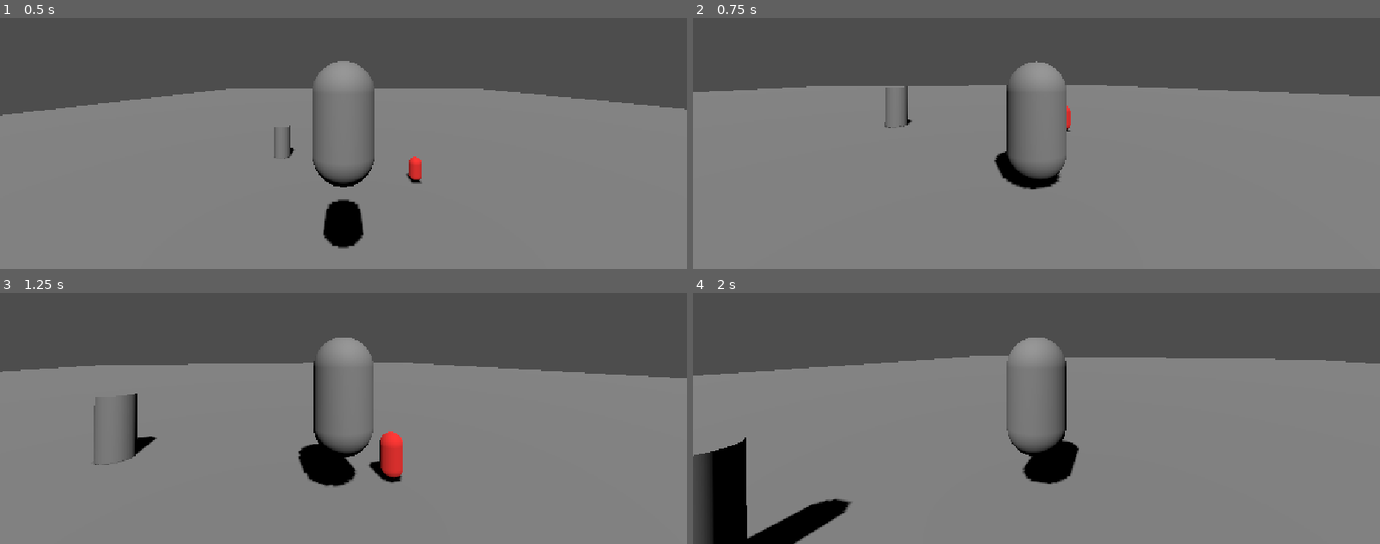
Above: before the commit, frames 1-4 (two rows, left to right).
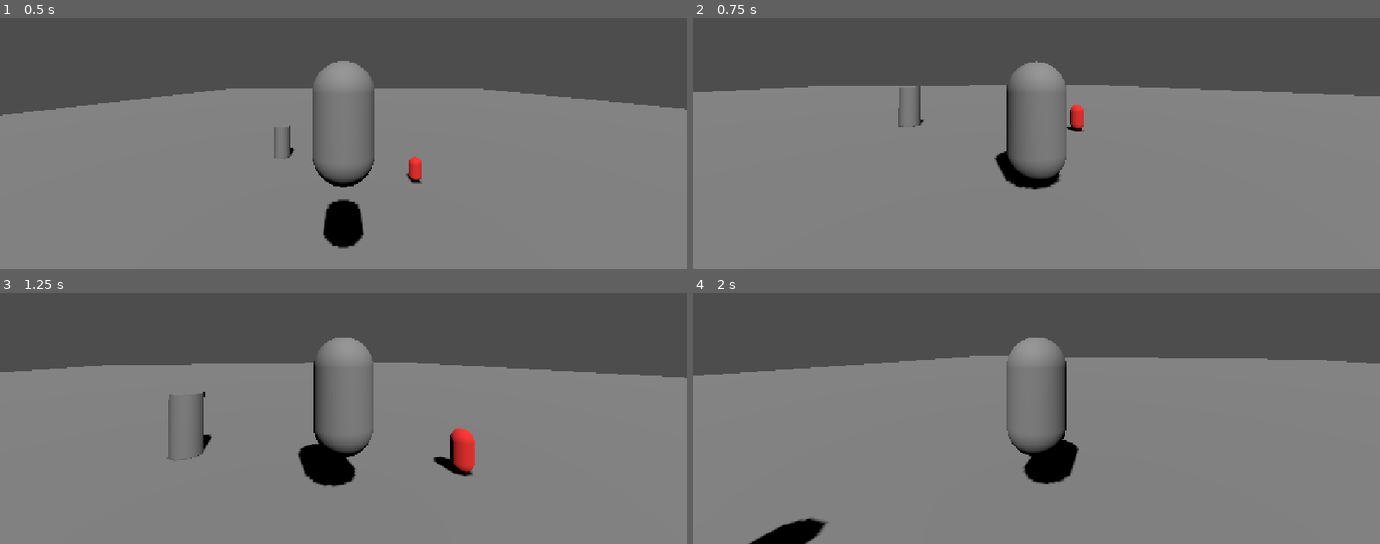
Above: after the commit, the same moments.

Repository: DropletU/CGAP
Game: Godot game, scene res://Scenes/main.tscn
The game is run twice, just before and just after one commit, with the same random seed, the same clock (stepped at 60 frames per second) and the same inputs.
Inputs (mouse positions are in pixels of both pictures, inside the frame that each line leads up to):
- Up to frame 1 (0.5 s): no input
- Up to frame 2 (0.75 s): tap Enter (ui_accept) at 0.5 s; move the mouse to (1070, 73) at 0.52 s; hold W (forward) from 0.53 s (still down); tap Space (jump) at 0.6 s; click (1070, 73) at 0.67 s
- Up to frame 3 (1.25 s): keep holding W (forward); tap Space (jump) at 0.77, 1.07 s
- Up to frame 4 (2 s): keep holding W (forward); move the mouse to (1002, 353) at 1.27 s; tap Shift (sprint) at 1.35 s; tap Space (jump) at 1.52, 1.55, 1.82 s

Frame 1 is identical in both runs. In frame 2, 0.6% of the frame differs, in the area x 2-97%, y 26-69%; in frame 3, 2.8%; in frame 4, 3.9%, in the area x 0-98%, y 25-100%.
Error after the commit: Assertion failed: /root/Main/CharacterBody3D has no child of type MovementComponent or has not yet been assigned one. (res://entity_3d.gd:13)

Commit message:
PlayerStateMachine and Entity3D: Rewire to work with MovementComponent

Diff:
--- a/Scenes/player.tscn
+++ b/Scenes/player.tscn
@@ -8,6 +8,7 @@
 [ext_resource type="Script" uid="uid://b3qmb4yaestww" path="res://Scripts/States/PlayerStates/airborne_state.gd" id="6_3smsa"]
 [ext_resource type="Script" uid="uid://dwa6551d8sscl" path="res://Scripts/Components/health_component.gd" id="7_3smsa"]
 [ext_resource type="Script" uid="uid://bjok8qjnjb8t" path="res://Scripts/Components/hurtbox_component_3d.gd" id="8_8erm5"]
+[ext_resource type="Script" uid="uid://c703fae1us2et" path="res://Scripts/Components/movement_component.gd" id="9_f1ek2"]
 
 [sub_resource type="CapsuleMesh" id="CapsuleMesh_bhunq"]
 radius = 0.7
@@ -23,11 +24,12 @@
 radius = 0.7504883
 height = 2.9631348
 
-[node name="Player" type="CharacterBody3D" unique_id=691066388 node_paths=PackedStringArray("health_component", "hurtbox")]
+[node name="Player" type="CharacterBody3D" unique_id=691066388 node_paths=PackedStringArray("health_component", "hurtbox", "movement_component")]
 transform = Transform3D(1, 0, 0, 0, 1, 0, 0, 0, 1, 0, -1.1920929e-07, 0)
 script = ExtResource("1_v0iea")
 health_component = NodePath("HealthComponent")
 hurtbox = NodePath("HurtboxComponent3D")
+movement_component = NodePath("MovementComponent")
 
 [node name="MeshInstance3D" type="MeshInstance3D" parent="." unique_id=1485767773]
 transform = Transform3D(1, 0, 0, 0, 1, 0, 0, 0, 1, 0, 0.92126465, 0)
@@ -75,3 +77,7 @@
 [node name="CollisionShape3D" type="CollisionShape3D" parent="HurtboxComponent3D" unique_id=143386554]
 transform = Transform3D(1, 0, 0, 0, 1, 0, 0, 0, 1, 0, 0.9281006, 0)
 shape = SubResource("CapsuleShape3D_riqys")
+
+[node name="MovementComponent" type="Node" parent="." unique_id=4609399]
+script = ExtResource("9_f1ek2")
+metadata/_custom_type_script = "uid://c703fae1us2et"
--- a/Scripts/Classes/States/PlayerStates/player_state.gd
+++ b/Scripts/Classes/States/PlayerStates/player_state.gd
@@ -4,6 +4,7 @@
 signal transitioned(state_name: StringName)
 
 var player: Player
+var movement_component: MovementComponent
 
 func enter() -> void: pass
 func exit() -> void: pass
--- a/Scripts/Classes/States/PlayerStates/player_state_machine.gd
+++ b/Scripts/Classes/States/PlayerStates/player_state_machine.gd
@@ -3,10 +3,11 @@
 @export var initial_state: PlayerState
 var current_state: PlayerState
 
-func init(player: Player) -> void:
+func init(player: Player, movement_component: MovementComponent) -> void:
 	for child in get_children():
 		if child is PlayerState:
 			child.player = player
+			child.movement_component = movement_component
 			child.transitioned.connect(transition_to)
 	current_state = initial_state
 	current_state.enter()
--- a/Scripts/States/PlayerStates/airborne_state.gd
+++ b/Scripts/States/PlayerStates/airborne_state.gd
@@ -12,9 +12,9 @@
 	var speed_multi: = 1.0
 	if Input.is_action_pressed("sprint"):
 		speed_multi*=2
-	player.apply_horizontal_movement(delta, speed_multi)
+	movement_component.apply_horizontal_movement(player, delta, speed_multi)
 
-	player.apply_gravity(delta)
+	movement_component.apply_gravity(player, delta)
 
 	if player.is_on_floor():
 		transitioned.emit("Grounded")
--- a/Scripts/States/PlayerStates/grounded_state.gd
+++ b/Scripts/States/PlayerStates/grounded_state.gd
@@ -12,10 +12,10 @@
 	var speed_multi: = 1.0
 	if Input.is_action_pressed("sprint"):
 		speed_multi*=2
-	player.apply_horizontal_movement(delta, speed_multi)
+	movement_component.apply_horizontal_movement(player, delta, speed_multi, player.camera.global_rotation.y)
 
 	if Input.is_action_just_pressed("jump"):
-		player.apply_jump()
+		movement_component.apply_jump(player)
 
 	if not player.is_on_floor():
 		transitioned.emit("Airborne")
--- a/Scripts/player.gd
+++ b/Scripts/player.gd
@@ -1,8 +1,4 @@
 class_name Player extends Entity3D
-
-
-@export var speed = 600.0
-@export var jump_velocity = 6.0
 
 @onready var state_machine: PlayerStateMachine = $PlayerStateMachine
 @onready var camera = $CameraComponent/Camera3D
@@ -10,7 +6,7 @@
 
 func _ready() -> void:
 	super._ready()
-	state_machine.init(self)
+	state_machine.init(self, movement_component)
 
 
 	# floor_snap_length was set to 0.21
@@ -21,23 +17,24 @@
 func _physics_process(delta: float) -> void:
 	state_machine.physics_update(delta)
 	move_and_slide()
-
-func apply_horizontal_movement(delta: float, speed_multi):
-	var input_dir := Input.get_vector("left", "right", "forward", "back")
-	var direction := (transform.basis * Vector3(input_dir.x, 0, input_dir.y)).normalized()
-	direction = direction.rotated(Vector3.UP, camera.global_rotation.y)
-	if direction:
-		velocity.x = direction.x * speed*delta * speed_multi
-		velocity.z = direction.z * speed*delta * speed_multi
-	else:
-		velocity.x = move_toward(velocity.x, 0, speed)
-		velocity.z = move_toward(velocity.z, 0, speed)
-
-
-func apply_gravity(delta: float):
-	if not is_on_floor():
-		velocity += get_gravity() * delta * 2
-
-
-func apply_jump():
-	velocity.y += jump_velocity
+#
+#func apply_horizontal_movement(delta: float, speed_multi):
+	#var input_dir := Input.get_vector("left", "right", "forward", "back")
+	#var direction := (transform.basis * Vector3(input_dir.x, 0, input_dir.y)).normalized()
+	#direction = direction.rotated(Vector3.UP, camera.global_rotation.y)
+	#if direction:
+		#velocity.x = direction.x * speed*delta * speed_multi
+		#velocity.z = direction.z * speed*delta * speed_multi
+	#else:
+		#velocity.x = move_toward(velocity.x, 0, speed)
+		#velocity.z = move_toward(velocity.z, 0, speed)
+	#
+#
+#func apply_gravity(delta: float):
+	#if not is_on_floor():
+		#velocity += get_gravity() * delta * 2
+	#
+#
+#func apply_jump():
+	#velocity.y += jump_velocity
+	#
--- a/entity_3d.gd
+++ b/entity_3d.gd
@@ -1,11 +1,16 @@
 class_name Entity3D extends CharacterBody3D
 
+@export var speed = 600.0
+@export var jump_velocity = 6.0
+@export_category("Components")
 @export var health_component: HealthComponent = null
 @export var hurtbox: HurtboxComponent3D = null
+@export var movement_component: MovementComponent = null
 
 func _ready() -> void:
-	assert(hurtbox, str("HurtboxComponent3D: ", self.get_path(), " has no child of type HurtboxComponent3D."))
-	assert(health_component, str("HealthComponent: ", self.get_path(), " has no child of type HealthComponent."))
+	assert(hurtbox, str(self.get_path(), " has no child of type HurtboxComponent3D or has not yet been assigned one."))
+	assert(health_component, str(self.get_path(), " has no child of type HealthComponent or has not yet been assigned one."))
+	assert(movement_component, str(self.get_path(), " has no child of type MovementComponent or has not yet been assigned one."))
 	hurtbox.hit_received.connect(_on_hit_received)
 	health_component.died.connect(_on_died)
 
